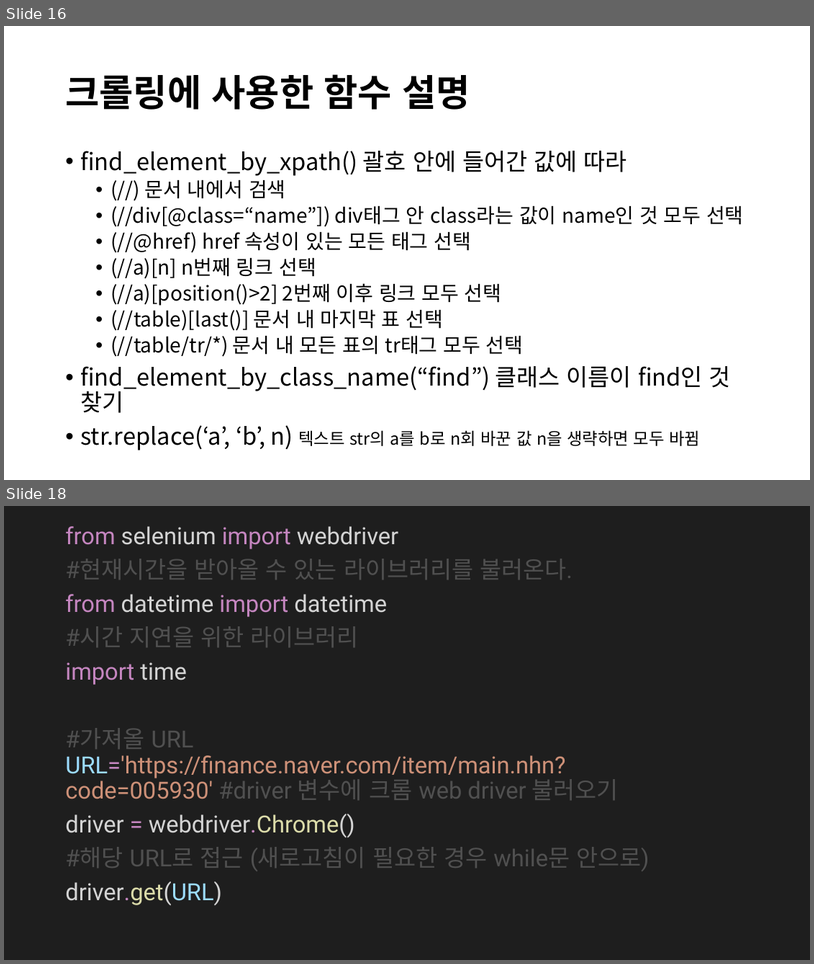
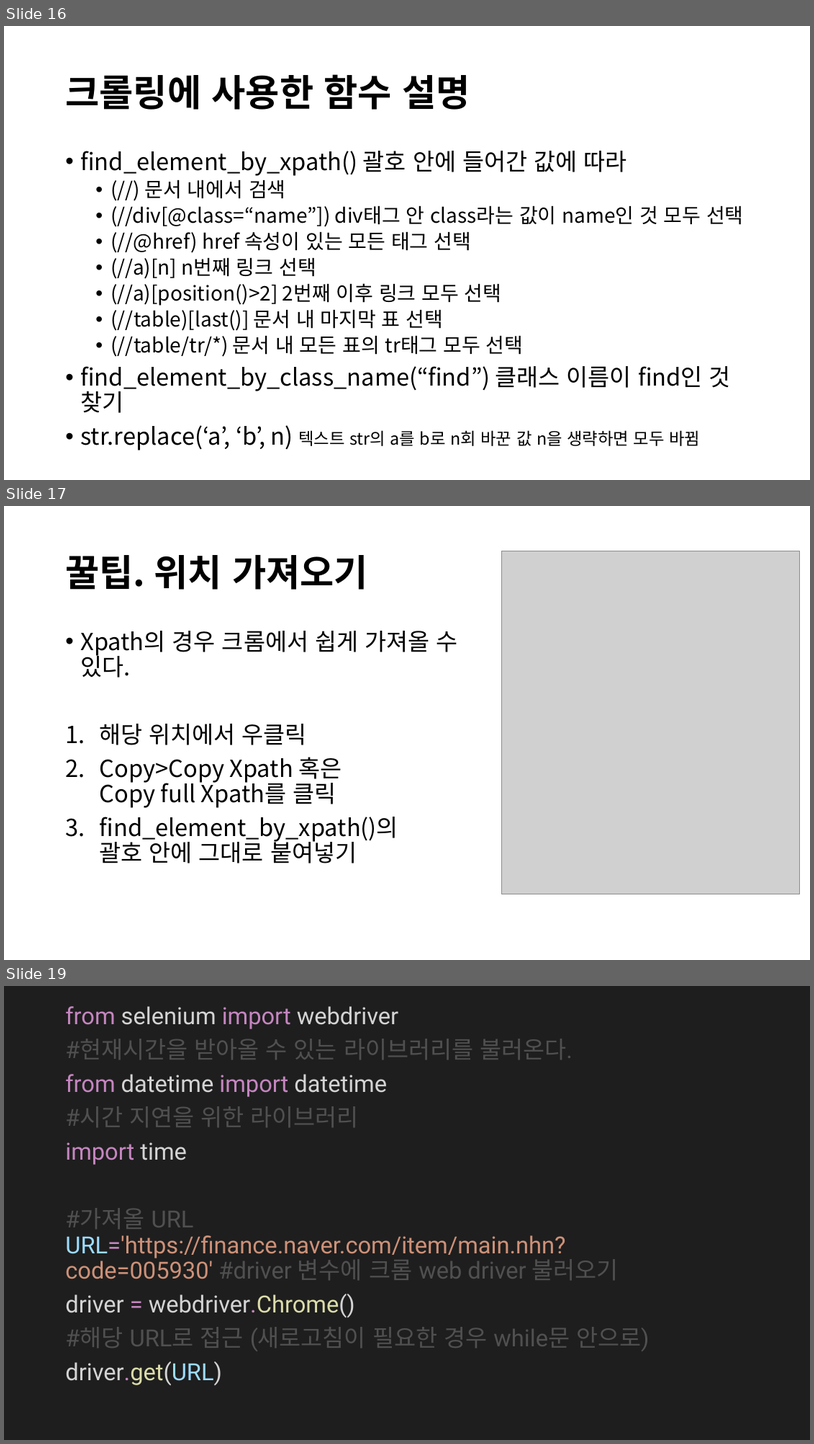
Before and after one commit to cherub8128/Lecture, a slide deck: About Web Crawling.pptx. Shown one above the other, each under a label of ours: slides 16 and 18 before the commit, slides 16, 17 and 19 after it; the slides between them are not shown. The pictures are 814x964 and 814x1444 pixels, drawn with LibreOffice and Linux fonts; fonts in the diff are those of the drawing; grey boxes stand for pictures. Boxes give left, top, right and bottom in pixels: in the first picture for what was removed or moved away, otherwise in the second. Text is boxed around its words. In the diff, an @@ line names an element or a change of style, - is before the commit and + after.

```diff
--- a/About Web Crawling.pptx
+++ b/About Web Crawling.pptx
@@ slide 17 added at [4, 506, 810, 960], background #FFFFFF @@
@@ title added at [65, 555, 368, 590], 44 pt, text #000000, bold @@
+꿀팁. 위치 가져오기
@@ picture added at [502, 551, 800, 894] @@
@@ text added at [80, 631, 458, 863], 28 pt, text #000000 @@
+• Xpath의 경우 크롬에서 쉽게 가져올 수 있다.
+1. 해당 위치에서 우클릭
+2. Copy>Copy Xpath 혹은
+   Copy full Xpath를 클릭
+3. find_element_by_xpath()의
+   괄호 안에 그대로 붙여넣기
@@ what was slide 18 is now slide 19 @@
```
Also in this commit, not shown: 2 slides changed, 1 other file.
